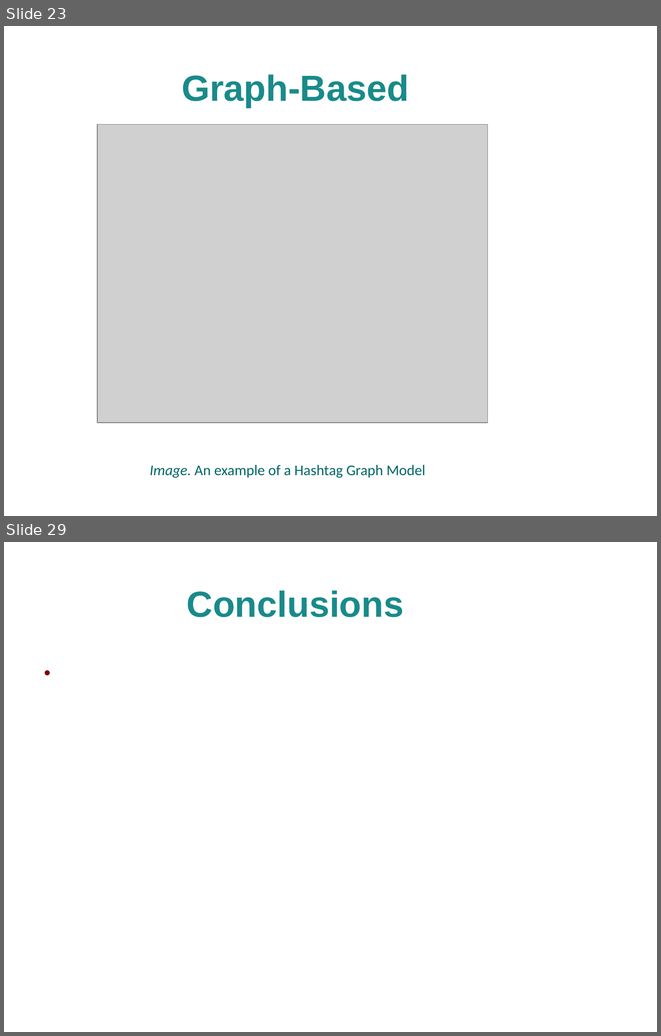
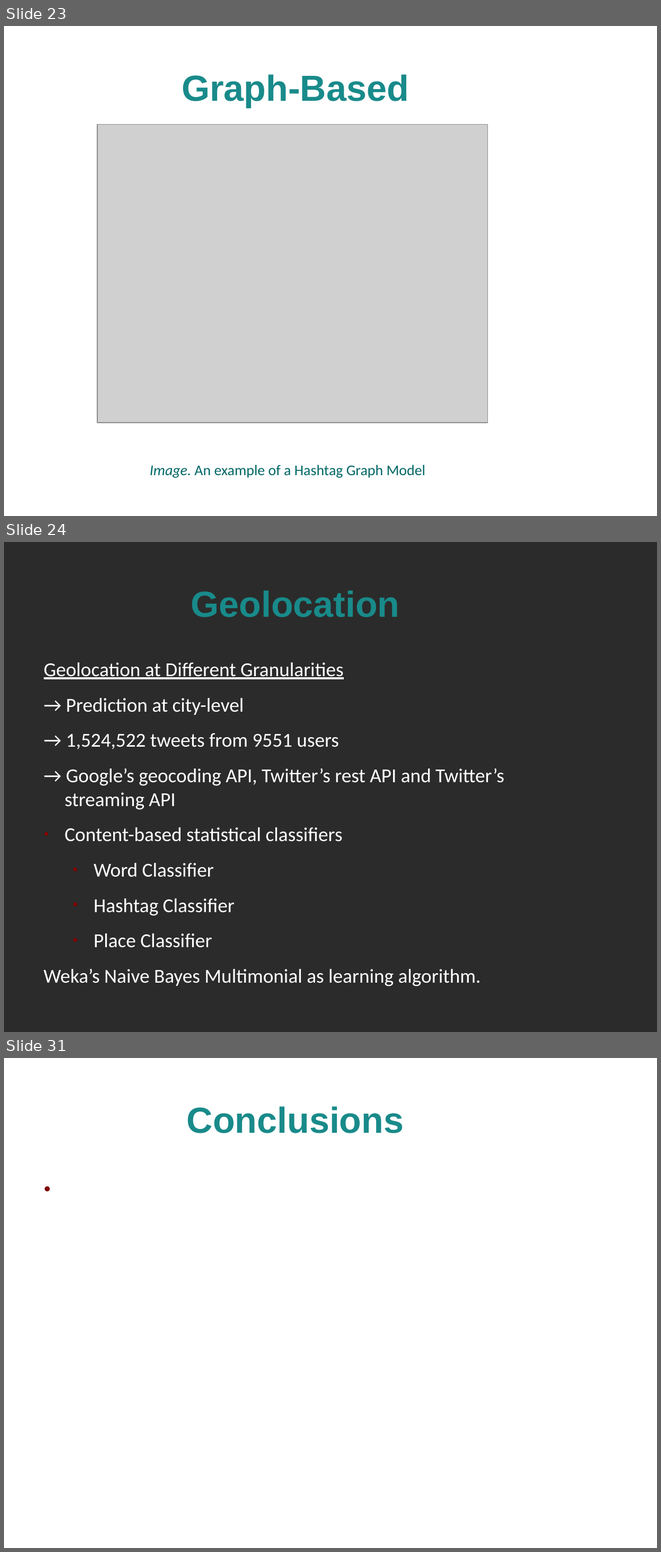
Before and after one commit to alextsil/twitter-topic-detection-and-analysis, a slide deck: parousiasi/presentation.odp. Shown one above the other, each under a label of ours: slides 23 and 29 before the commit, slides 23, 24 and 31 after it; the slides between them are not shown. The pictures are 661x1036 and 661x1552 pixels, drawn with LibreOffice and Linux fonts; fonts in the diff are those of the drawing; grey boxes stand for pictures; background and template pictures are left out; a plain dark background stands for a picture behind light text. Boxes give left, top, right and bottom in pixels: in the first picture for what was removed or moved away, otherwise in the second. Text is boxed around its words. In the diff, an @@ line names an element or a change of style, - is before the commit and + after.

Commit message:
Presentation Geolocation

```diff
--- a/parousiasi/presentation.odp
+++ b/parousiasi/presentation.odp
@@ slide 24 added at [4, 542, 657, 1032], background picture (left out) @@
@@ title added at [191, 590, 399, 617], 44 pt, text #198A8A, bold @@
+Geolocation
@@ text added at [44, 662, 504, 986], 24 pt, text #FFFFFF @@
+Geolocation at Different Granularities
+→ Prediction at city-level
+→ 1,524,522 tweets from 9551 users
+→ Google’s geocoding API, Twitter’s rest API and Twitter’s streaming API
+● Content-based statistical classifiers
+● Word Classifier
+● Hashtag Classifier
+● Place Classifier
+Weka’s Naive Bayes Multimonial as learning algorithm.
@@ what was slide 29 is now slide 31 @@
```
Also in this commit, not shown: 6 other slides added, 5 slides removed.
